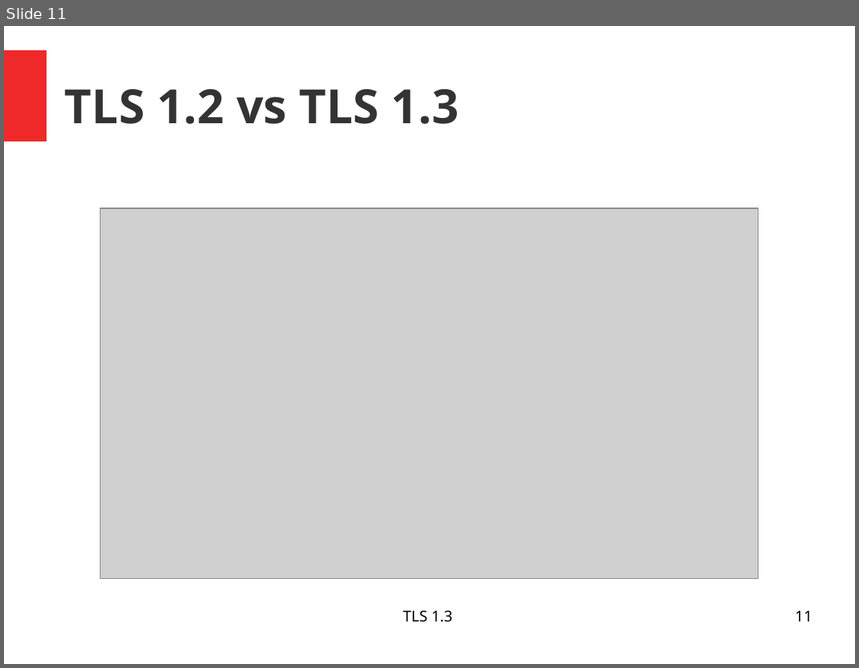
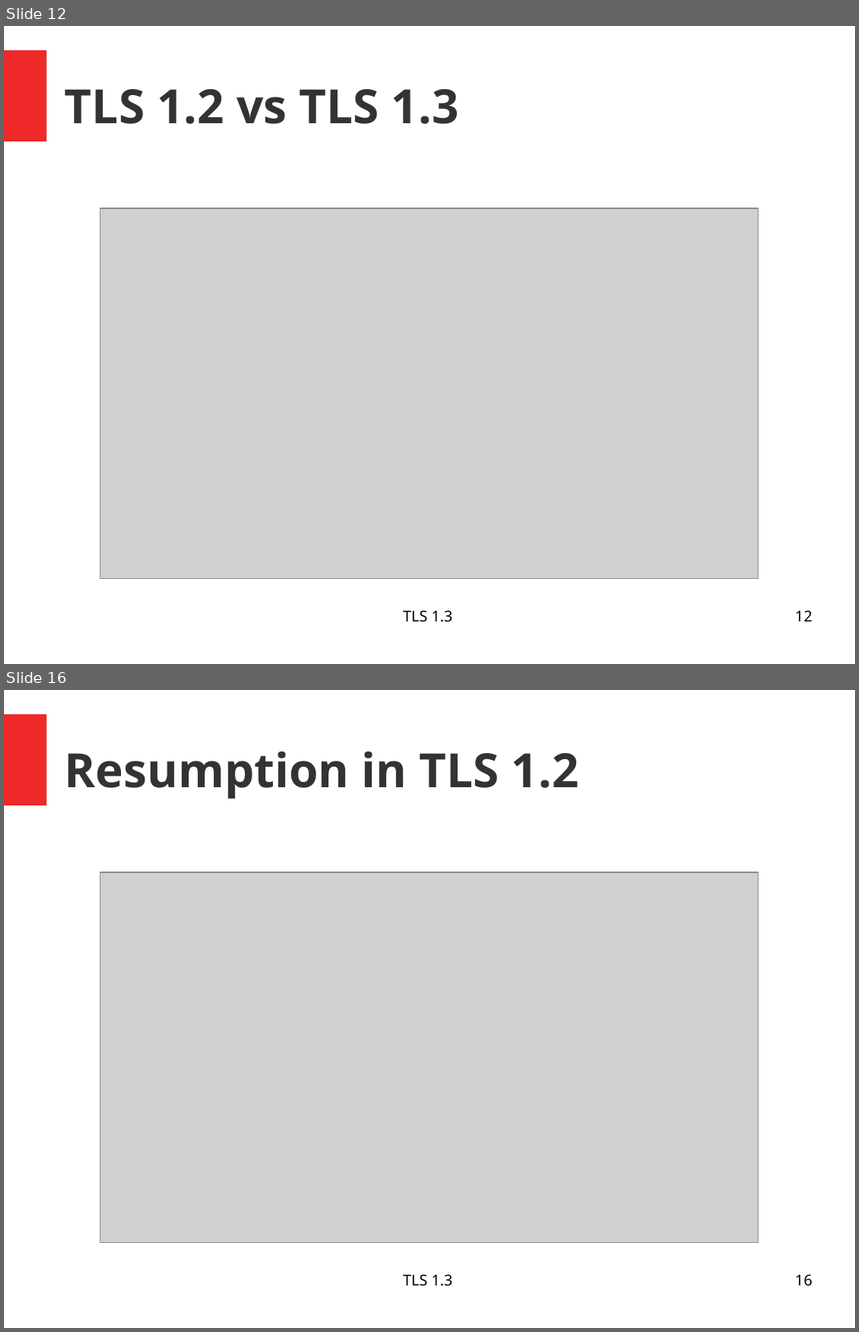
Before and after one commit to pchr8/rn-project, a slide deck: rnp/beleg/presentation.odp. Shown one above the other, each under a label of ours: slide 11 before the commit, slides 12 and 16 after it; the slides between them are not shown. The pictures are 859x668 and 859x1332 pixels, drawn with LibreOffice and Linux fonts; fonts in the diff are those of the drawing; grey boxes stand for pictures. Boxes give left, top, right and bottom in pixels: in the first picture for what was removed or moved away, otherwise in the second. Text is boxed around its words. In the diff, an @@ line names an element or a change of style, - is before the commit and + after.

```diff
--- a/rnp/beleg/presentation.odp
+++ b/rnp/beleg/presentation.odp
@@ slide 16 added at [4, 690, 855, 1328], background #FFFFFF; not listed: 1 template element that a slide beside it also shows @@
@@ title added at [65, 752, 579, 799], 44 pt, text #333333, bold @@
+Resumption in TLS 1.2
@@ picture added at [101, 872, 759, 1243] @@
@@ text added at [403, 1274, 453, 1287], 14 pt, text #000000 @@
+TLS 1.3
@@ page number added at [795, 1274, 813, 1287], 14 pt, text #000000 @@
+16
@@ what was slide 11 is now slide 12 @@
@@ page number at [795, 610, 813, 622]: text changed @@
-11
+12
```
Also in this commit, not shown: 3 slides changed, 8 other slides added, 3 other files.
